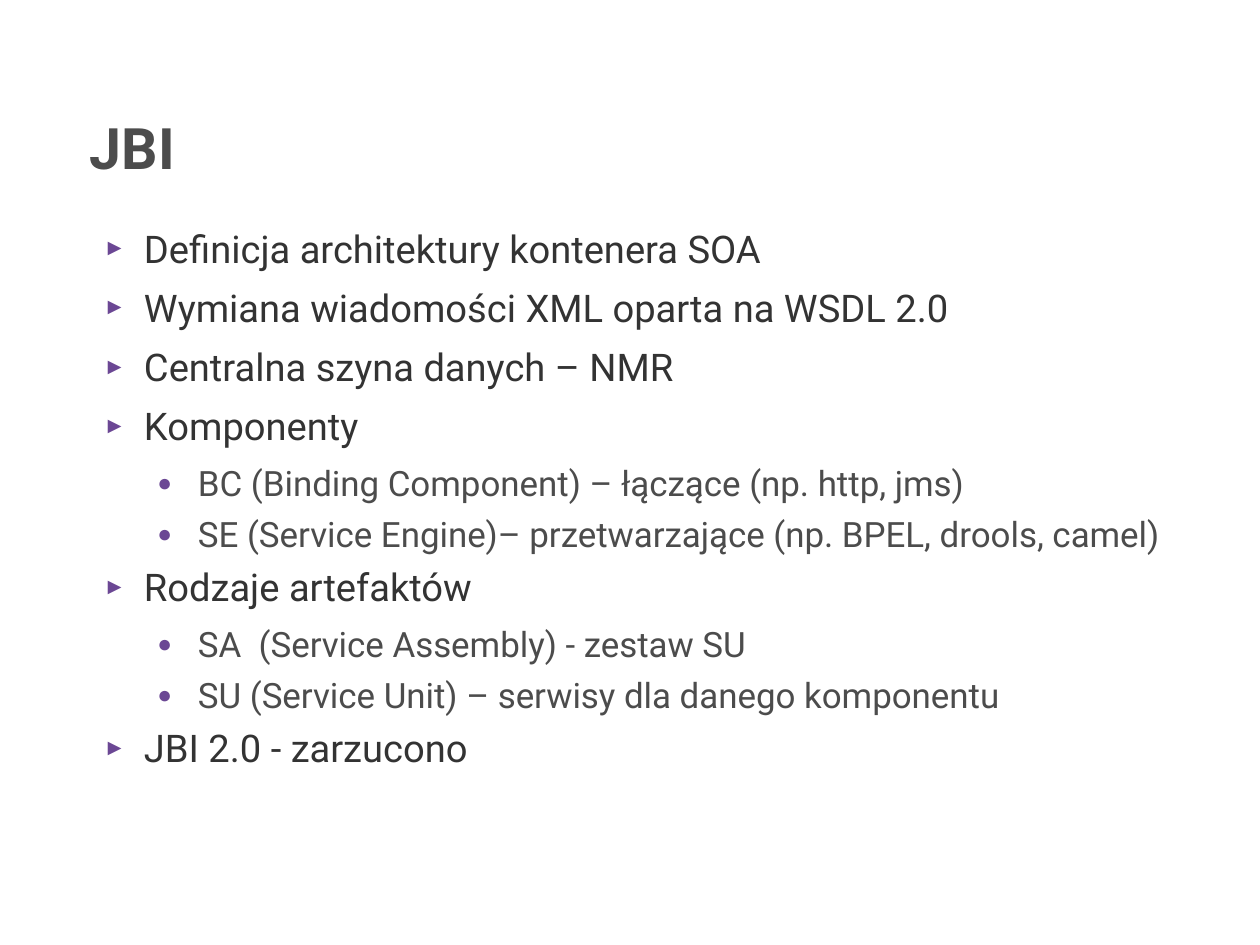
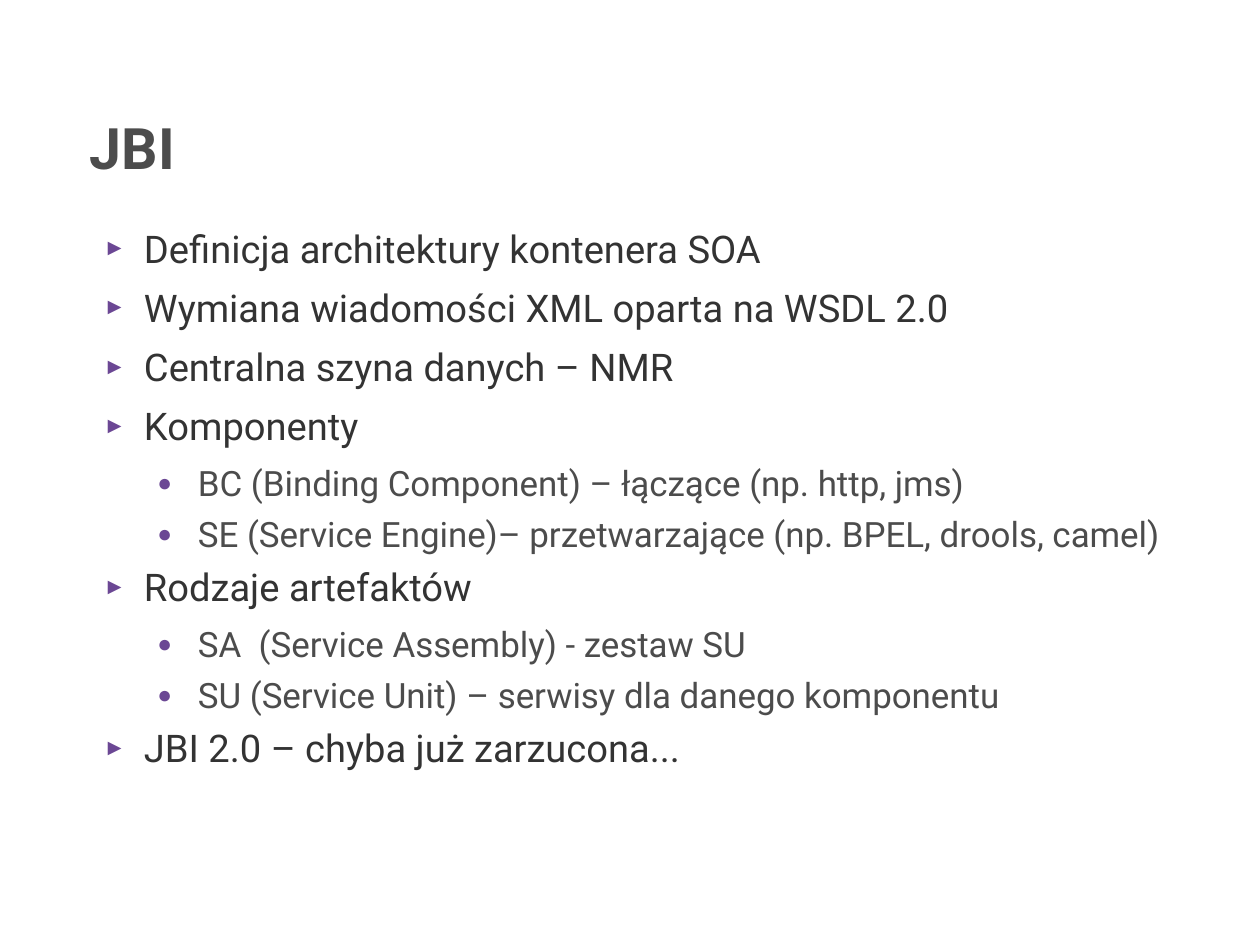
Before and after one commit to rafalrusin/ode-smx-jug, a slide deck: slide 6 of smx.odp. Drawn at 1260x945 pixels with LibreOffice and Linux fonts; fonts in the diff are those of the drawing; background and template pictures are left out. Boxes give left, top, right and bottom in pixels: in the first picture for what was removed or moved away, otherwise in the second. Text is boxed around its words. In the diff, an @@ line names an element or a change of style, - is before the commit and + after.

```diff
--- a/smx.odp
+++ b/smx.odp
@@ text at [144,733,680,770]: text changed @@
-► JBI 2.0 - zarzucono
+► JBI 2.0 – chyba już zarzucona...
```
Also in this commit, not shown: 8 other slides changed, 1 slide added, 6 other files.
